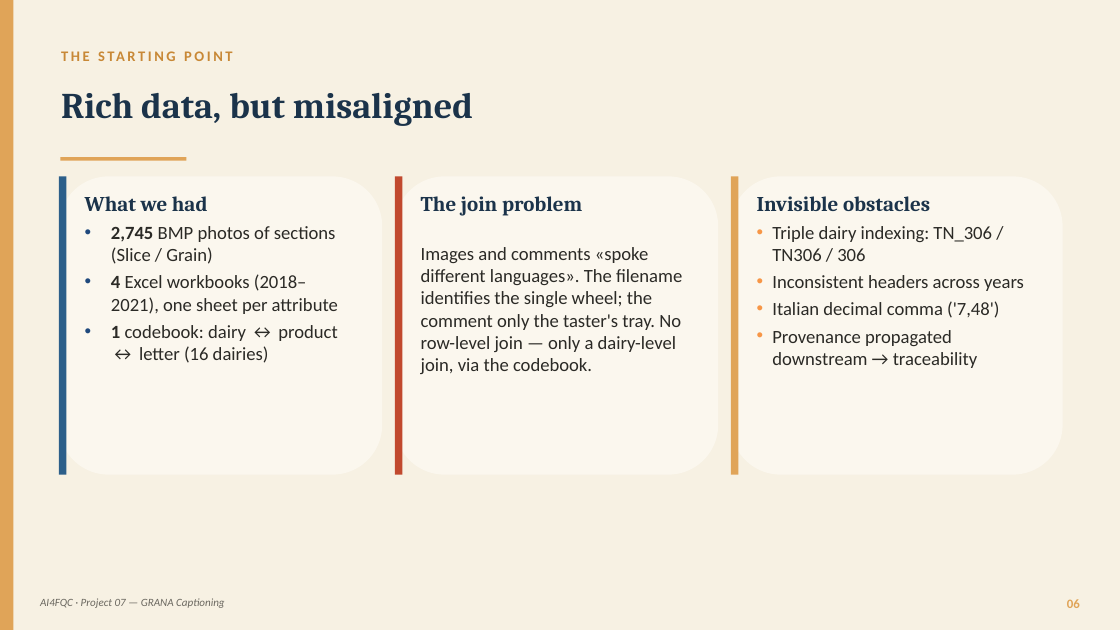
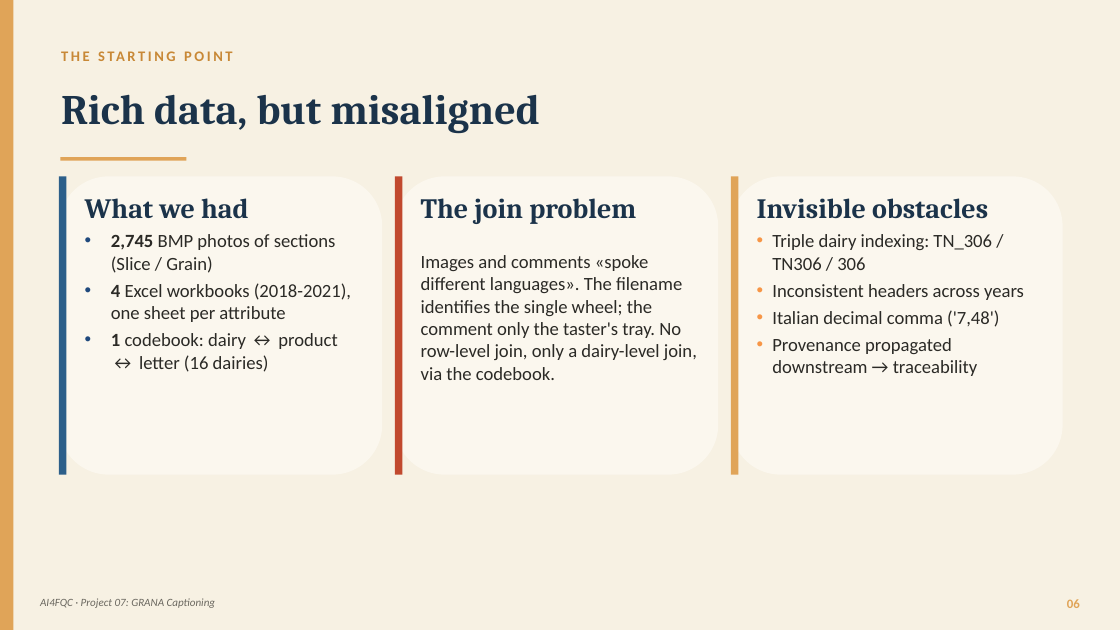
Before and after one commit to panciut/Cheese, a slide deck: slide 6 of presentation/Trentingrana_Captioning_EN.pptx. Drawn at 1120x630 pixels with LibreOffice and Linux fonts; fonts in the diff are those of the drawing. Boxes give left, top, right and bottom in pixels: in the first picture for what was removed or moved away, otherwise in the second. Text is boxed around its words. In the diff, an @@ line names an element or a change of style, - is before the commit and + after.

```diff
--- a/presentation/Trentingrana_Captioning_EN.pptx
+++ b/presentation/Trentingrana_Captioning_EN.pptx
@@ text "Rich data, but misaligned" at (61,94,540,134): size 31 to 36 pt @@
@@ text at (85,198,248,219): size 18 to 24 pt in "What we had" @@
@@ text at (421,198,636,224): size 18 to 24 pt in "The join problem" @@
@@ text at (757,198,988,219): size 18 to 24 pt in "Invisible obstacles" @@
@@ text at (421,255,697,380): text changed @@
-Images and comments «spoke different languages». The filename identifies the single wheel; the comment only the taster's tray. No row-level join — only a dairy-level join, via the codebook.
+Images and comments «spoke different languages». The filename identifies the single wheel; the comment only the taster's tray. No row-level join, only a dairy-level join, via the codebook.
@@ text at (111,283,351,322): text changed @@
-• 4 Excel workbooks (2018–2021), one sheet per attribute
+• 4 Excel workbooks (2018-2021), one sheet per attribute
@@ text at (40,598,216,608): text changed @@
-AI4FQC · Project 07 — GRANA Captioning
+AI4FQC · Project 07: GRANA Captioning
```
Also in this commit, not shown: 29 other slides changed, 1 other file.
